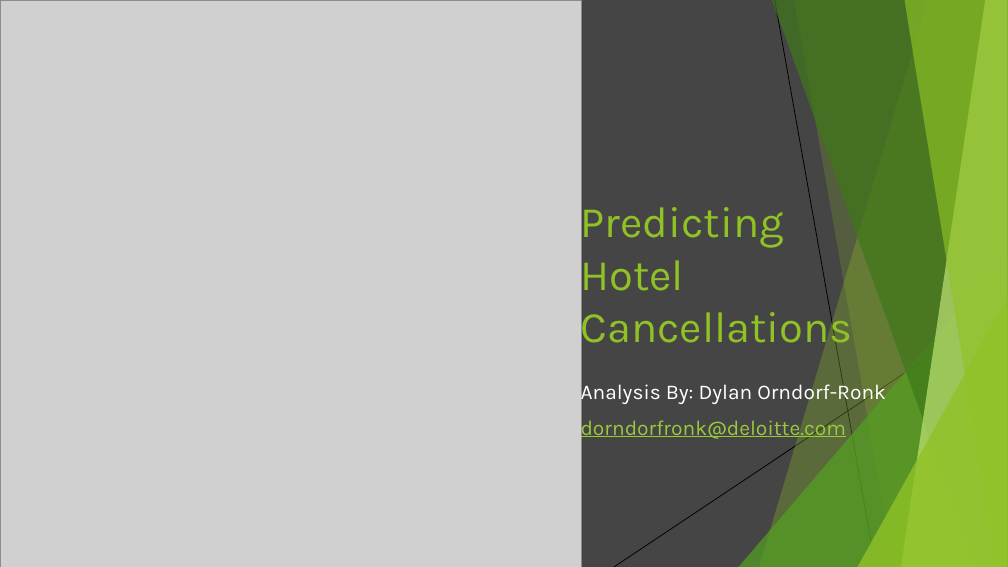
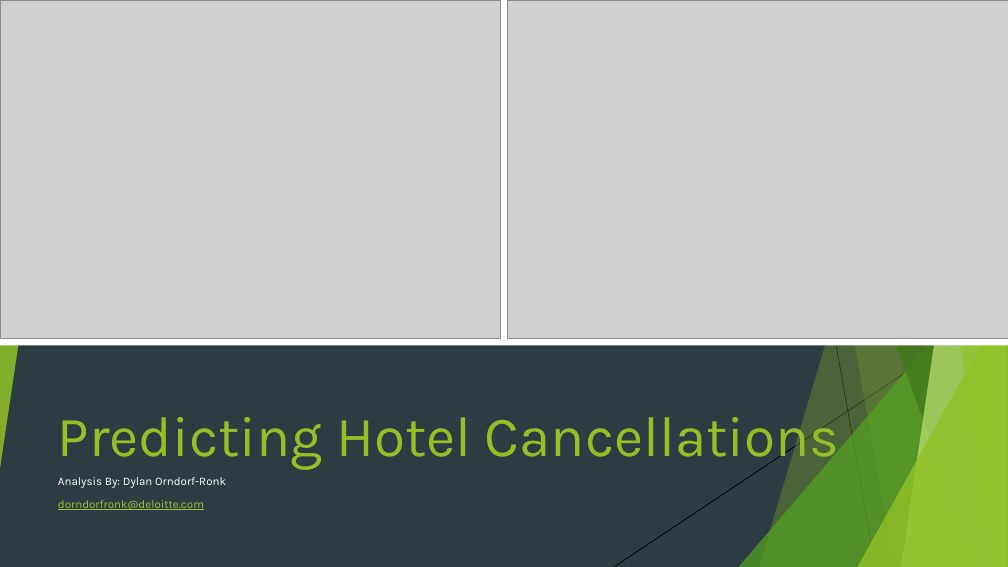
Before and after one commit to dorndorfronk/Capstone2, a slide deck: slide 1 of Predicting Hotel Cancellation.pptx. Drawn at 1008x567 pixels with LibreOffice and Linux fonts; fonts in the diff are those of the drawing; grey boxes stand for pictures. Boxes give left, top, right and bottom in pixels: in the first picture for what was removed or moved away, otherwise in the second. Text is boxed around its words. In the diff, an @@ line names an element or a change of style, - is before the commit and + after.

Commit message:
Modified final presentation with additional bullet points and improved overall formatting to be more consistent. Added PDF of presentation.

```diff
--- a/Predicting Hotel Cancellation.pptx
+++ b/Predicting Hotel Cancellation.pptx
@@ background #454545 to #2C3C43 @@
@@ picture: place and size @@
-picture at (0, 0, 582, 567)
+picture at (0, 0, 501, 338)
@@ rectangle added at (0, 0, 1008, 346), fill #FFFFFF @@
@@ picture added at (508, 0, 1008, 339) @@
@@ title "Predicting Hotel Cancellations": place and size @@
-title "Predicting Hotel Cancellations" at (581, 198, 853, 354)
+title "Predicting Hotel Cancellations" at (58, 416, 840, 470)
@@ title "Predicting Hotel Cancellations" at (58, 416, 840, 470): size 41.4 to 54 pt @@
@@ subtitle "Analysis By: Dylan Orndorf-Ronk": place and size @@
-subtitle "Analysis By: Dylan Orndorf-Ronk" at (581, 380, 886, 440)
+subtitle "Analysis By: Dylan Orndorf-Ronk" at (58, 477, 226, 510)
@@ subtitle "Analysis By: Dylan Orndorf-Ronk" at (58, 477, 226, 510): size 20 to 11 pt; line spacing 1 to 0.9 @@
```
Also in this commit, not shown: 7 other slides changed, 1 slide removed, 2 other files.
